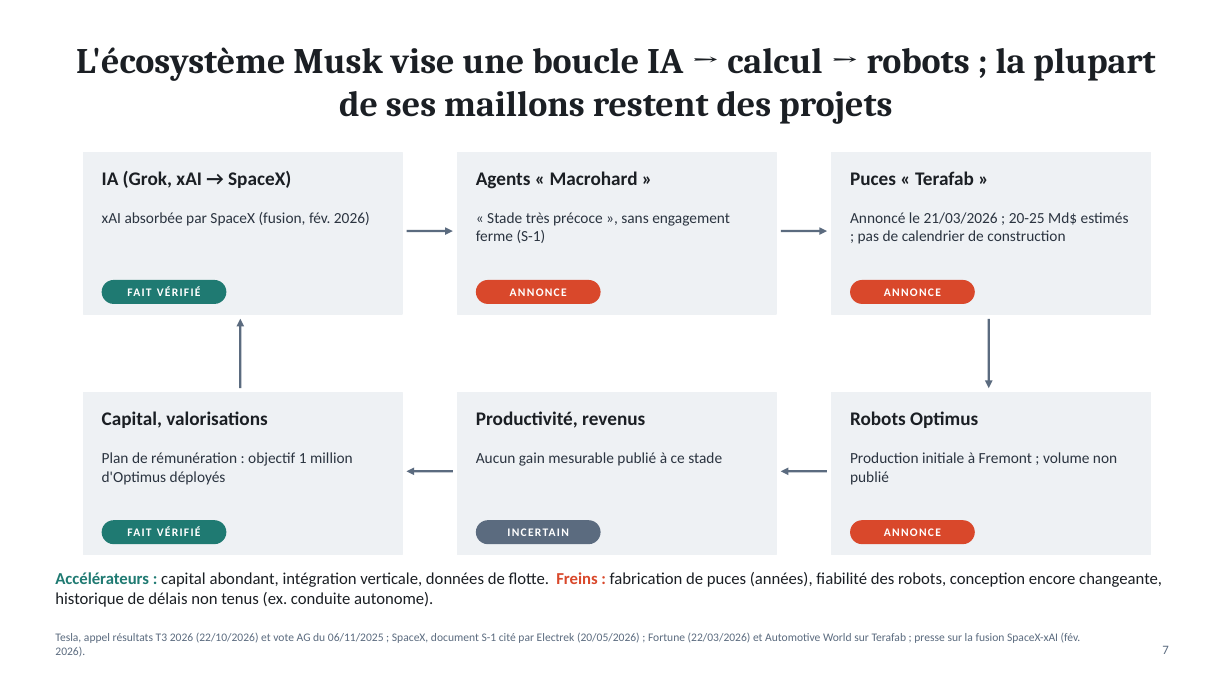
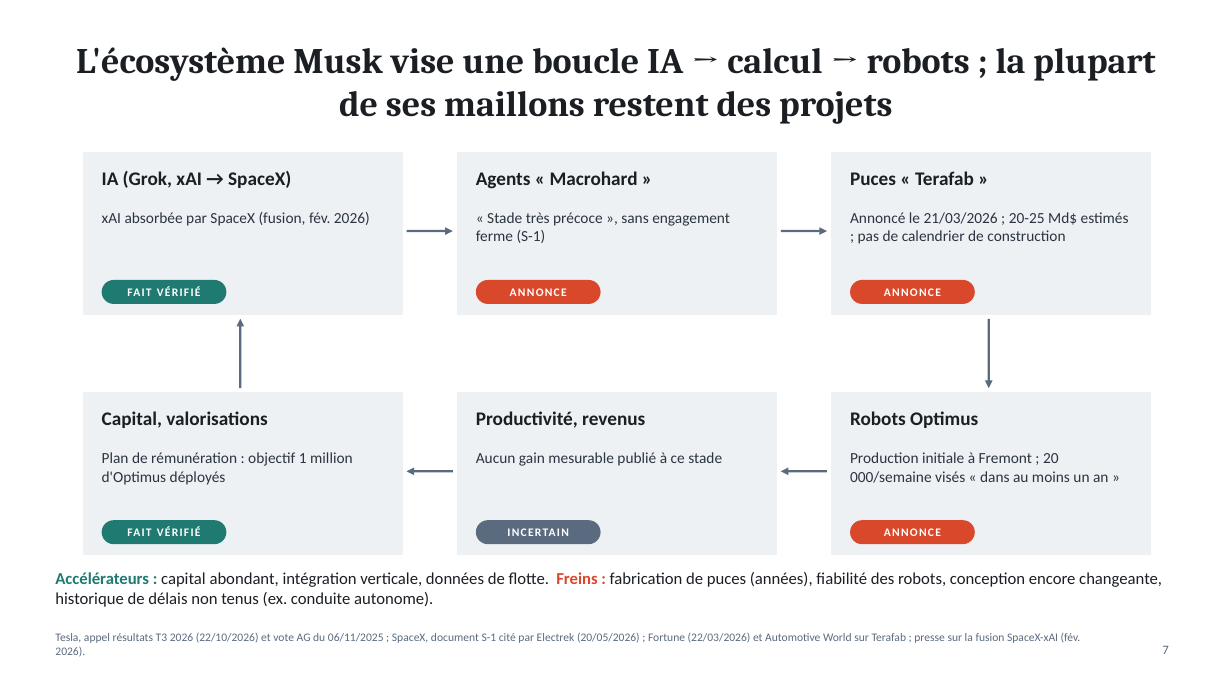
Before and after one commit to ordiform69-png/1er-projet-, a slide deck: slide 7 of enquete-ia-travail/IA-robotique-travail-France.pptx. Drawn at 1232x693 pixels with LibreOffice and Linux fonts; fonts in the diff are those of the drawing. Boxes give left, top, right and bottom in pixels: in the first picture for what was removed or moved away, otherwise in the second. Text is boxed around its words. In the diff, an @@ line names an element or a change of style, - is before the commit and + after.

```diff
--- a/enquete-ia-travail/IA-robotique-travail-France.pptx
+++ b/enquete-ia-travail/IA-robotique-travail-France.pptx
@@ text at (850,452,1108,483): text changed @@
-Production initiale à Fremont ; volume non publié
+Production initiale à Fremont ; 20 000/semaine visés « dans au moins un an »
```
Also in this commit, not shown: 13 other slides changed, 6 other files.
